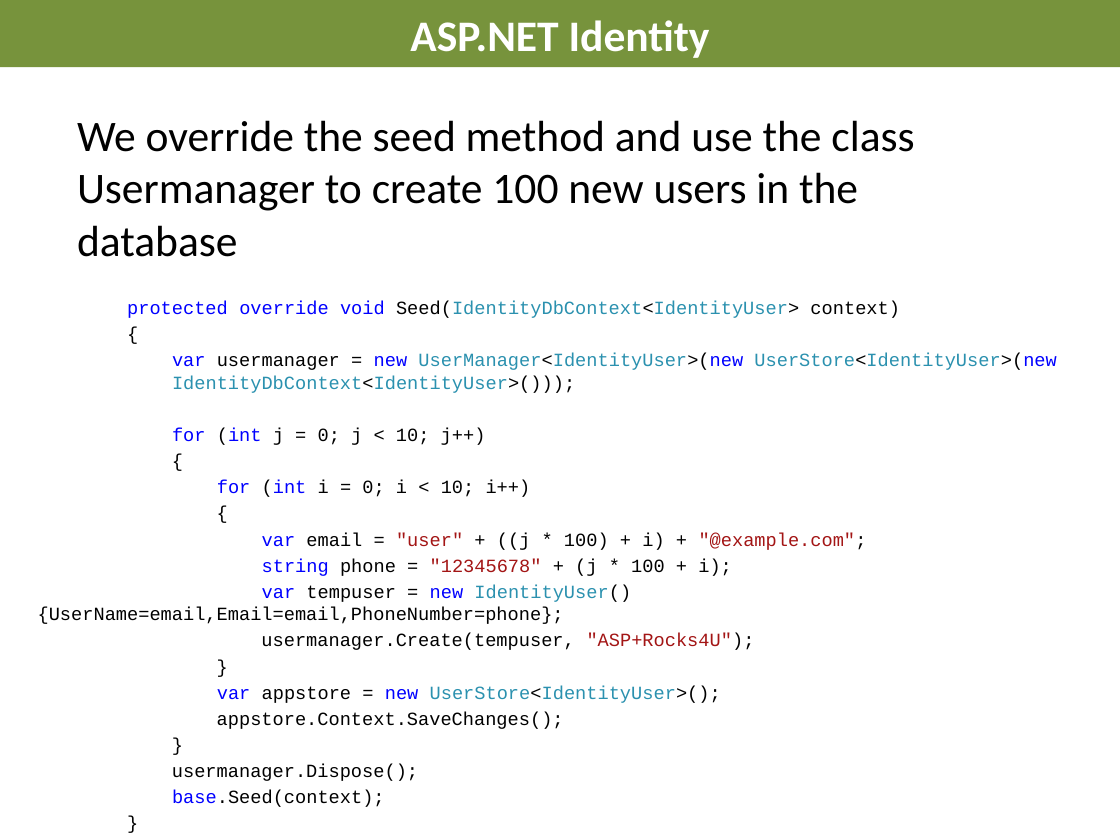
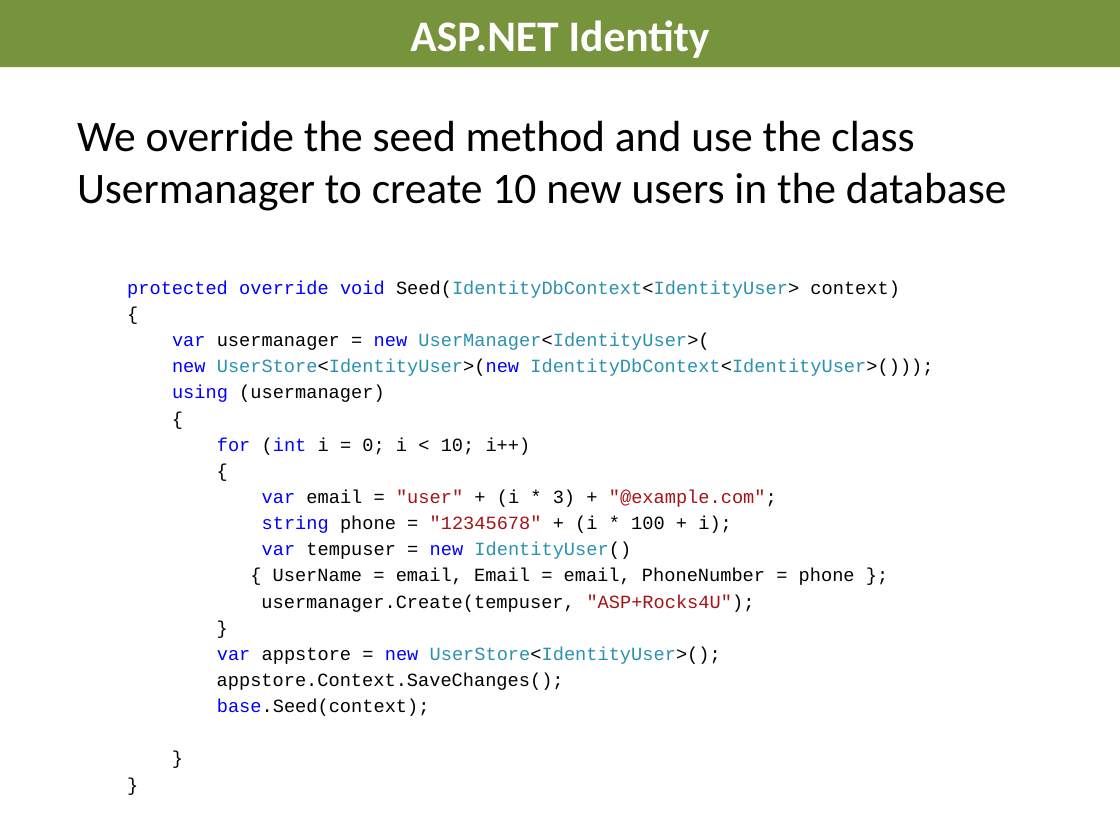
Before and after one commit to AndreasElffors/ProjectIdentity, a slide deck: slide 12 of Documents/Slides/Identity-DatabaseExercise.pptx. Drawn at 1120x840 pixels with LibreOffice and Linux fonts; fonts in the diff are those of the drawing; background and template pictures are left out. Boxes give left, top, right and bottom in pixels: in the first picture for what was removed or moved away, otherwise in the second. Text is boxed around its words. In the diff, an @@ line names an element or a change of style, - is before the commit and + after.

```diff
--- a/Documents/Slides/Identity-DatabaseExercise.pptx
+++ b/Documents/Slides/Identity-DatabaseExercise.pptx
@@ text at (77, 120, 1007, 211): text changed @@
-We override the seed method and use the class Usermanager to create 100 new users in the database
+We override the seed method and use the class Usermanager to create 10 new users in the database
@@ text at (127, 281, 933, 716): paragraphs removed @@
-}
-usermanager.Dispose();
@@ text at (127, 281, 933, 716): paragraph added @@
+}
@@ text at (172, 333, 933, 402): text changed @@
-var usermanager = new UserManager<IdentityUser>(new UserStore<IdentityUser>(new IdentityDbContext<IdentityUser>()));
-for (int j = 0; j < 10; j++)
+var usermanager = new UserManager<IdentityUser>(
+new UserStore<IdentityUser>(new IdentityDbContext<IdentityUser>()));
+using (usermanager)
@@ text at (262, 490, 855, 585): text changed @@
-var email = "user" + ((j * 100) + i) + "@example.com";
-string phone = "12345678" + (j * 100 + i);
-var tempuser = new IdentityUser(){UserName=email,Email=email,PhoneNumber=phone};
+var email = "user" + (i * 3) + "@example.com";
+string phone = "12345678" + (i * 100 + i);
+var tempuser = new IdentityUser()
+{ UserName = email, Email = email, PhoneNumber = phone };
```
Also in this commit, not shown: 7 other slides changed, 1 other file.
